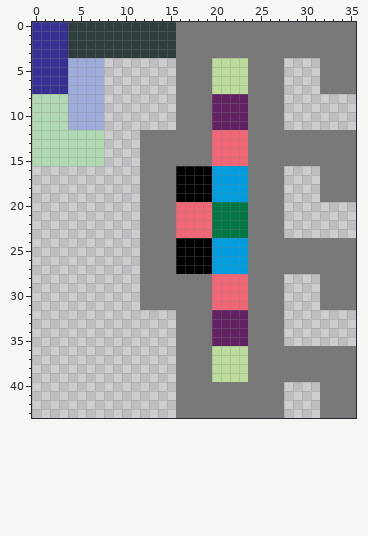
Edited in one commit: pixel-art sprite (Resources/Enemy/Enemy-Pew Down.png). The first picture shows the starting point.
The file is 36x44 pixels.
The same view after the edit:
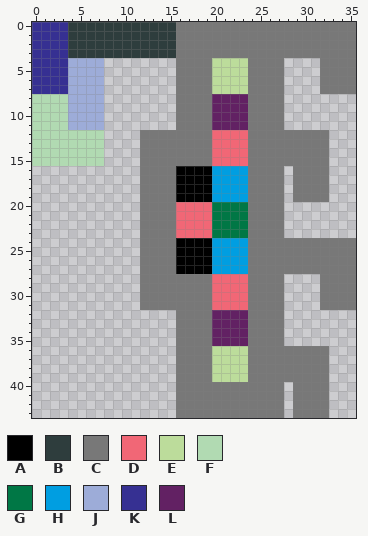
Palette (. is transparent): A #000000  B #2e3d3d  C #787878  D #f16776  E #bcdc9b  F #b1dab2  G #007745  H #009ee1  J #9dacd8  K #363092  L #622163
Changes in this commit:
y 12..15: x 33..35 CCC -> ...
y 16..19: x 29..31 ... -> CCC; x 33..35 CCC -> ...
y 36..39: x 33..35 CCC -> ...
y 40..43: x 29..31 ... -> CCC; x 33..35 CCC -> ...
Boxes around the changes in both pictures, in picture pixels (x1, y1, x2, y2):
changed: (293, 130, 356, 202)
changed: (293, 346, 356, 418)
